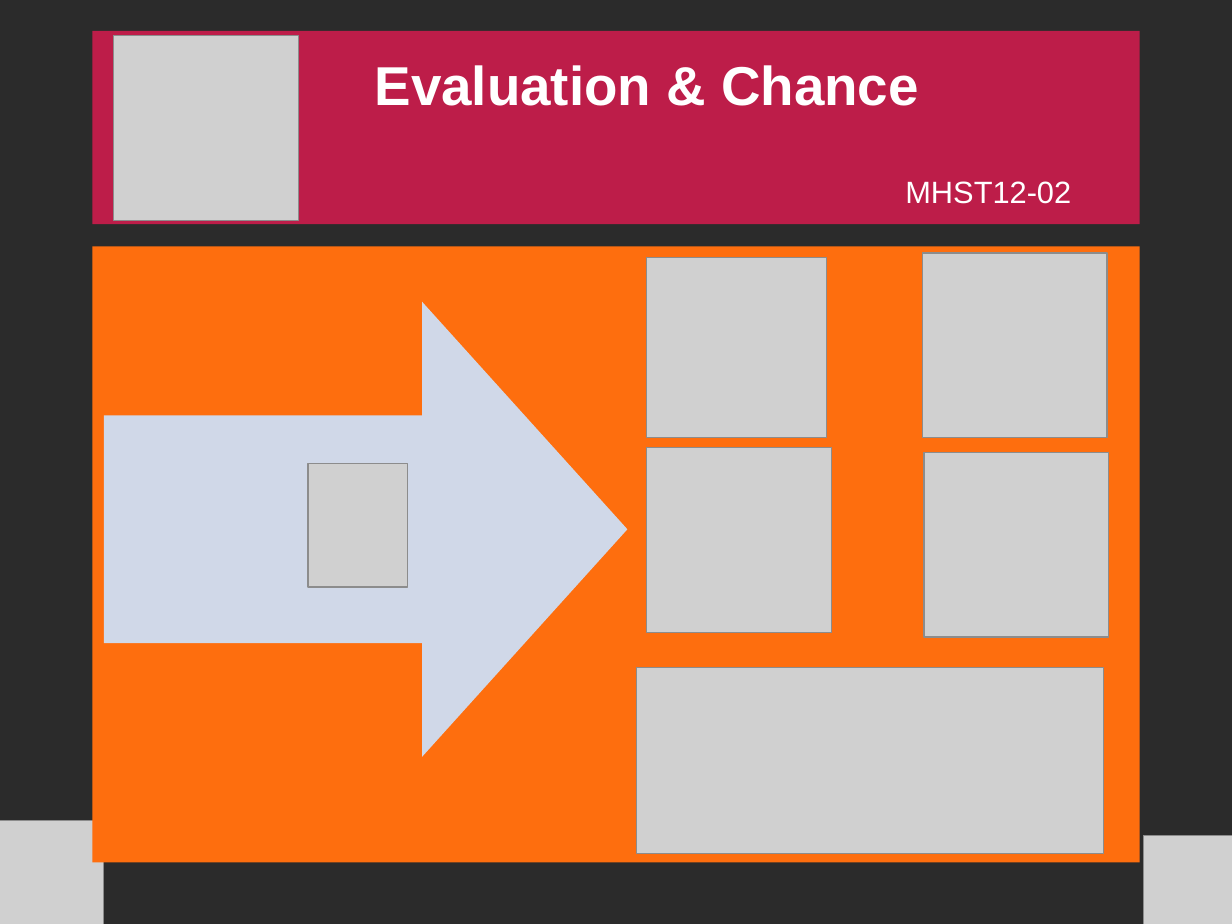
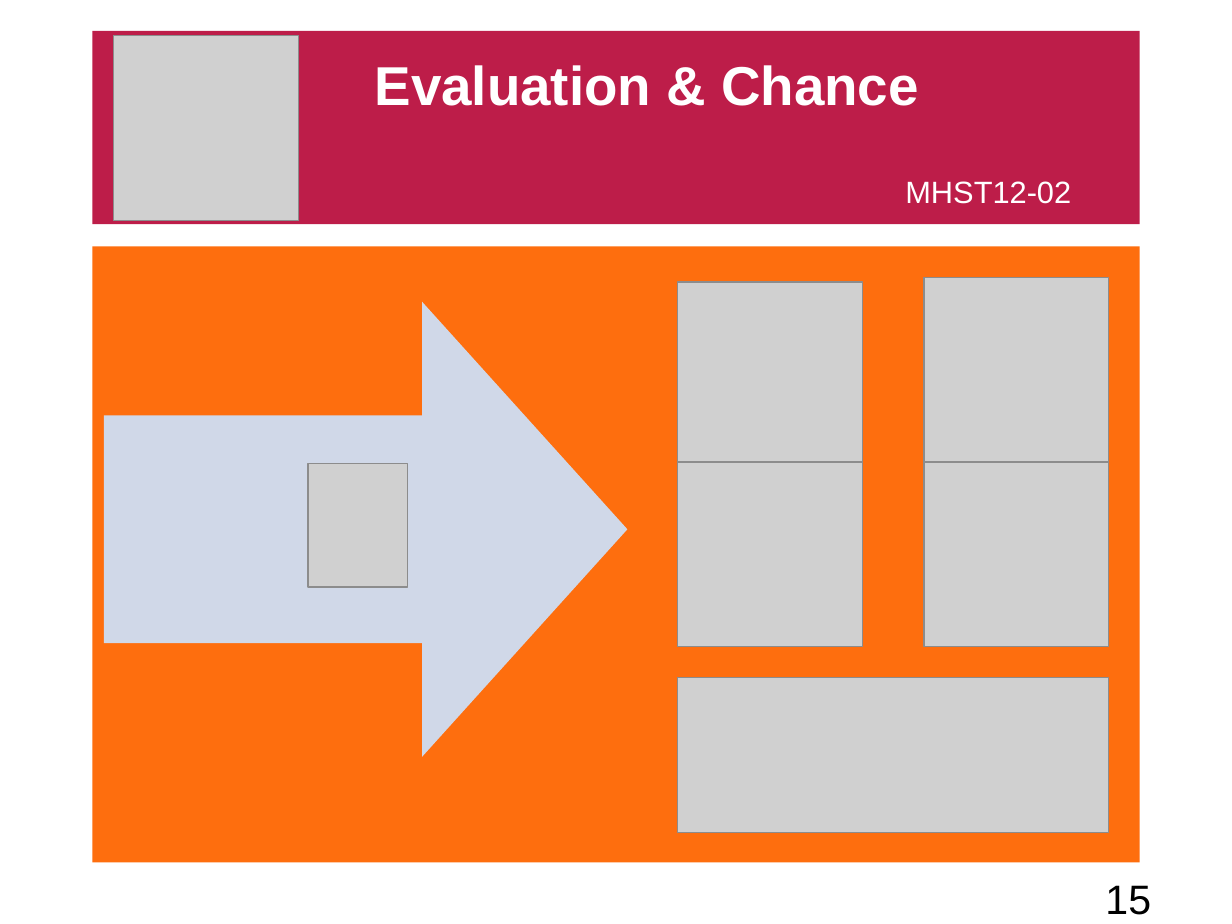
Before and after one commit to freshdocs/cmsandroid, a slide deck: slide 15 of Documents/docs/[MHST12-02] 9. Slide.odp. Drawn at 1232x924 pixels with LibreOffice and Linux fonts; fonts in the diff are those of the drawing; grey boxes stand for pictures; background and template pictures are left out; a plain dark background stands for a picture behind light text. Boxes give left, top, right and bottom in pixels: in the first picture for what was removed or moved away, otherwise in the second. Text is boxed around its words. In the diff, an @@ line names an element or a change of style, - is before the commit and + after.

```diff
--- a/Documents/docs/[MHST12-02] 9. Slide.odp
+++ b/Documents/docs/[MHST12-02] 9. Slide.odp
@@ background picture (left out) to #FFFFFF @@
@@ picture: place and size @@
-picture at <box>647,257,827,437</box>
+picture at <box>678,282,862,462</box>
@@ picture: place and size @@
-picture at <box>923,253,1108,437</box>
+picture at <box>924,277,1109,462</box>
@@ picture: place and size @@
-picture at <box>647,447,832,632</box>
+picture at <box>678,462,862,647</box>
@@ picture: place and size @@
-picture at <box>924,452,1109,637</box>
+picture at <box>924,462,1109,647</box>
@@ picture: place and size @@
-picture at <box>637,668,1104,854</box>
+picture at <box>678,678,1109,833</box>
@@ picture removed at <box>0,821,103,924</box> @@
@@ picture removed at <box>1143,835,1232,924</box> @@
@@ page number added at <box>1105,885,1151,915</box>, 24 pt, text #000000 @@
+15
```
Also in this commit, not shown: 12 other slides changed, 13 slides added, 9 slides removed, 1 other file.
